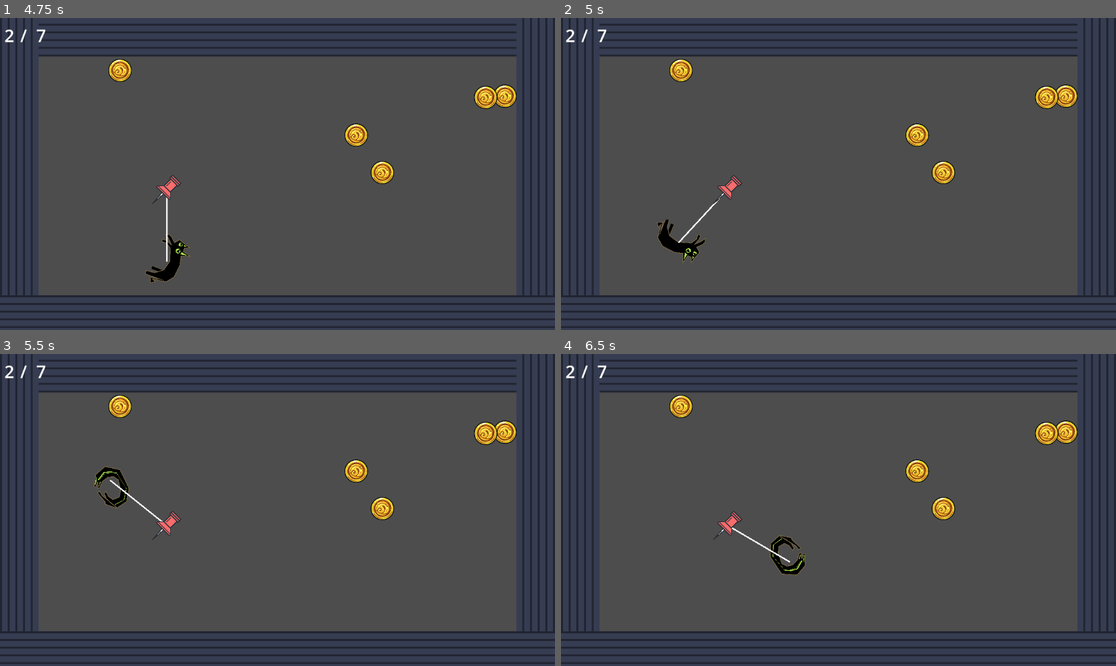
Above: before the commit, frames 1-4 (two rows, left to right).
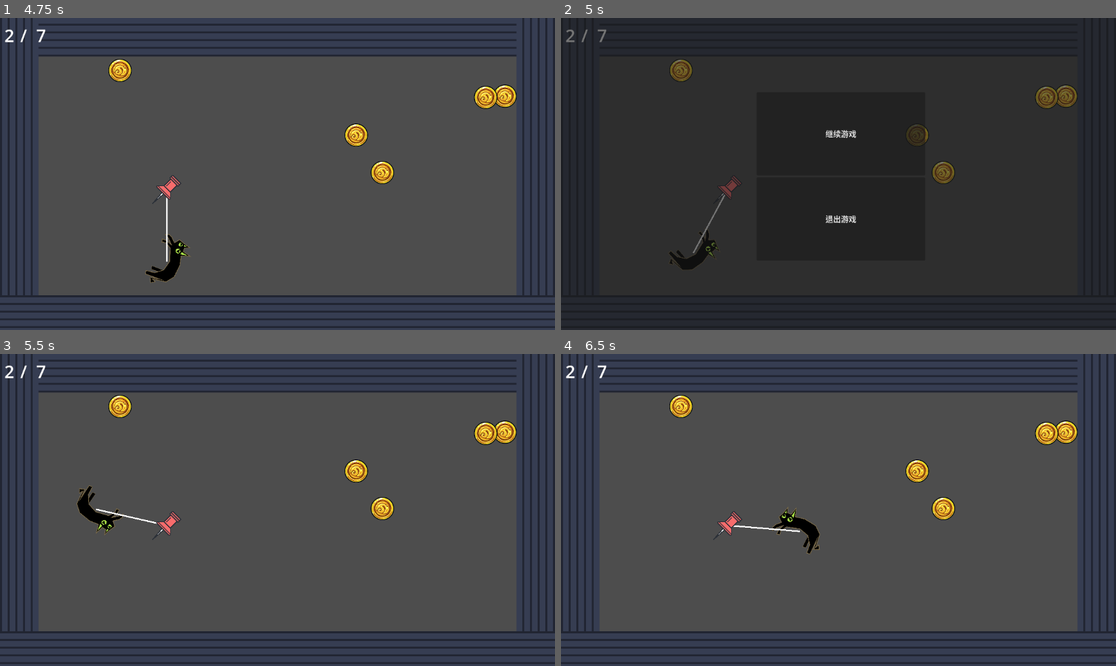
Above: after the commit, the same moments.

Repository: OVOAOVO/hajimi
Game: Godot game, scene res://level/开始界面.tscn
The game is run twice, just before and just after one commit, with the same random seed, the same clock (stepped at 60 frames per second) and the same inputs. The engine's default icon, where the game draws it, is replaced by a stand-in: a white triangle on a blue panel in a dark square.
Inputs (mouse positions are in pixels of both pictures, inside the frame that each line leads up to):
- Up to frame 1 (4.75 s): click "开始游戏" at 0.5 s; tap Enter at 1.25 s; move the mouse to (399, 158) at 1.27 s; click (399, 158) at 1.42 s; move the mouse to (166, 189) at 2.02 s; click (166, 189) at 2.17 s; move the mouse to (333, 105) at 2.77 s; click (333, 105) at 2.92 s; move the mouse to (249, 236) at 3.52 s; click (249, 236) at 3.67 s; move the mouse to (444, 220) at 4.27 s; click (444, 220) at 4.42 s
- Up to frame 2 (5 s): tap Escape at 4.9 s
- Up to frame 3 (5.5 s): click (277, 469) at 5 s, where only the run after the commit has a clickable "继续游戏"
- Up to frame 4 (6.5 s): move the mouse to (672, 463) at 5.77 s; click (672, 463) at 5.92 s

Frame 1 is identical in both runs. In frame 2, 91% of the frame differs, in the area x 0-100%, y 0-100%; in frame 3, 1.0%; in frame 4, 1.0%.

Commit message:
开始界面与暂停界面

Diff:
--- a/level/game1.tscn
+++ b/level/game1.tscn
@@ -6,6 +6,7 @@
 [ext_resource type="PackedScene" uid="uid://dig1ptu56oqdy" path="res://prefab/pin.tscn" id="4_mxirh"]
 [ext_resource type="PackedScene" uid="uid://ytuhgoau7n13" path="res://prefab/coin.tscn" id="5_ie7yk"]
 [ext_resource type="PackedScene" uid="uid://bxuxqhdboqiat" path="res://prefab/countPanel.tscn" id="6_fjfph"]
+[ext_resource type="PackedScene" uid="uid://bm3qe0sgoqhpu" path="res://level/暂停界面.tscn" id="7_x1dfo"]
 
 [node name="Game1" type="Node2D" unique_id=180356448]
 script = ExtResource("1_dquaa")
@@ -27,3 +28,7 @@
 offset_top = 4.0
 offset_right = 9.0
 offset_bottom = 4.0
+
+[node name="暂停界面" parent="CanvasLayer" unique_id=850279520 instance=ExtResource("7_x1dfo")]
+process_mode = 3
+visible = false
--- a/level/开始界面.tscn
+++ b/level/开始界面.tscn
@@ -1,6 +1,7 @@
 [gd_scene format=3 uid="uid://bk5fpvjyrjf0i"]
 
 [ext_resource type="Script" uid="uid://bauds7ctnn7x7" path="res://addons/LevelManeger/scripts/加载关卡.gd" id="1_hs3h7"]
+[ext_resource type="Script" uid="uid://cr5wxugcrmrfo" path="res://scripts/QuitGame.gd" id="2_m4ijc"]
 
 [node name="Node2D" type="Node2D" unique_id=462866750 node_paths=PackedStringArray("play_button")]
 script = ExtResource("1_hs3h7")
@@ -70,3 +71,4 @@
 size_flags_horizontal = 3
 size_flags_vertical = 3
 text = "退出游戏"
+script = ExtResource("2_m4ijc")
--- /dev/null
+++ b/level/暂停界面.tscn
@@ -0,0 +1,51 @@
+[gd_scene format=3 uid="uid://bm3qe0sgoqhpu"]
+
+[ext_resource type="Script" uid="uid://cr5wxugcrmrfo" path="res://scripts/QuitGame.gd" id="1_bd1ni"]
+[ext_resource type="Script" uid="uid://u1jsspf0iv0g" path="res://scripts/ContinueGame.gd" id="1_ejntu"]
+
+[node name="暂停界面" type="Control" unique_id=1635578515]
+layout_mode = 3
+anchors_preset = 8
+anchor_left = 0.5
+anchor_top = 0.5
+anchor_right = 0.5
+anchor_bottom = 0.5
+offset_left = -640.0
+offset_top = -360.0
+offset_right = -640.0
+offset_bottom = -360.0
+grow_horizontal = 2
+grow_vertical = 2
+
+[node name="Panel" type="Panel" parent="." unique_id=182541547]
+layout_mode = 1
+anchors_preset = 15
+anchor_right = 1.0
+anchor_bottom = 1.0
+offset_right = 1280.0
+offset_bottom = 720.0
+grow_horizontal = 2
+grow_vertical = 2
+
+[node name="BoxContainer" type="BoxContainer" parent="." unique_id=1555092378]
+layout_mode = 0
+offset_left = 470.0
+offset_top = 190.0
+offset_right = 820.0
+offset_bottom = 540.0
+alignment = 1
+vertical = true
+
+[node name="继续" type="Button" parent="BoxContainer" unique_id=826705300]
+layout_mode = 2
+size_flags_horizontal = 3
+size_flags_vertical = 3
+text = "继续游戏"
+script = ExtResource("1_ejntu")
+
+[node name="退出" type="Button" parent="BoxContainer" unique_id=509180772]
+layout_mode = 2
+size_flags_horizontal = 3
+size_flags_vertical = 3
+text = "退出游戏"
+script = ExtResource("1_bd1ni")
--- /dev/null
+++ b/scripts/ContinueGame.gd
@@ -0,0 +1,17 @@
+extends Button
+
+
+func _ready() -> void:
+	pressed.connect(_on_pressed)
+
+
+func _on_pressed() -> void:
+	# 恢复游戏
+	get_tree().paused = false
+	# 在整个场景树中查找"暂停界面"节点并隐藏
+	var pause_panel := get_tree().get_first_node_in_group("暂停界面")
+	if not pause_panel:
+		# 如果没找到 group，尝试按名称查找
+		pause_panel = get_tree().root.get_node_or_null("Game1/CanvasLayer/暂停界面")
+	if pause_panel:
+		pause_panel.visible = false
--- a/scripts/CoreLogic.gd
+++ b/scripts/CoreLogic.gd
@@ -76,6 +76,14 @@
 
 
 func _input(event: InputEvent) -> void:
+	# ESC 切换暂停界面显示/隐藏
+	if event is InputEventKey and event.pressed and event.keycode == KEY_ESCAPE:
+		var pause_panel := $CanvasLayer.get_node_or_null("暂停界面")
+		if pause_panel:
+			pause_panel.visible = not pause_panel.visible
+			get_tree().paused = pause_panel.visible
+		return
+
 	if not _input_enabled:
 		return
 	if event is InputEventMouseButton and event.pressed:
--- /dev/null
+++ b/scripts/QuitGame.gd
@@ -0,0 +1,9 @@
+extends Button
+
+
+func _ready() -> void:
+	pressed.connect(_on_pressed)
+
+
+func _on_pressed() -> void:
+	get_tree().quit()
Not shown, added: scripts/ContinueGame.gd.uid
Not shown, added: scripts/QuitGame.gd.uid
